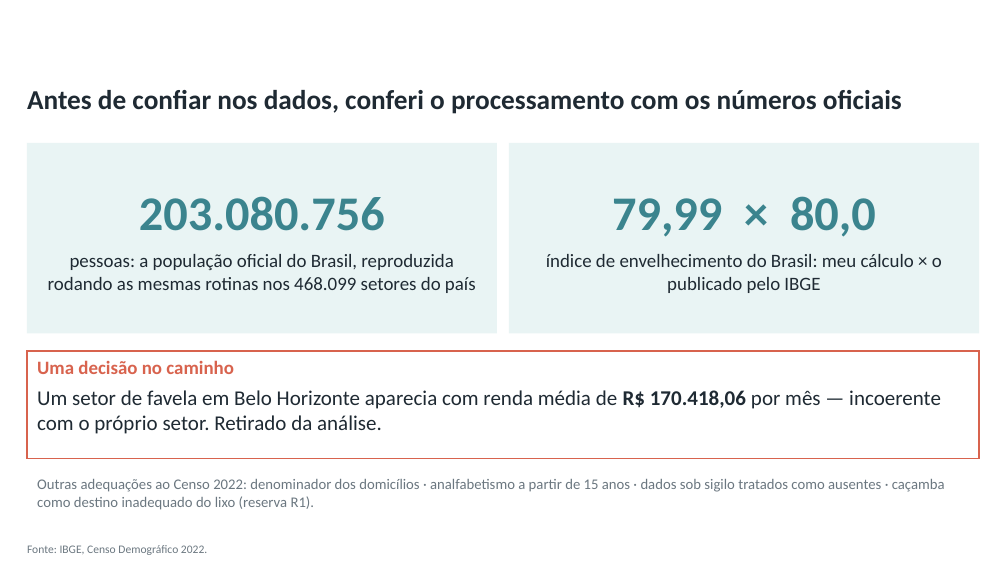
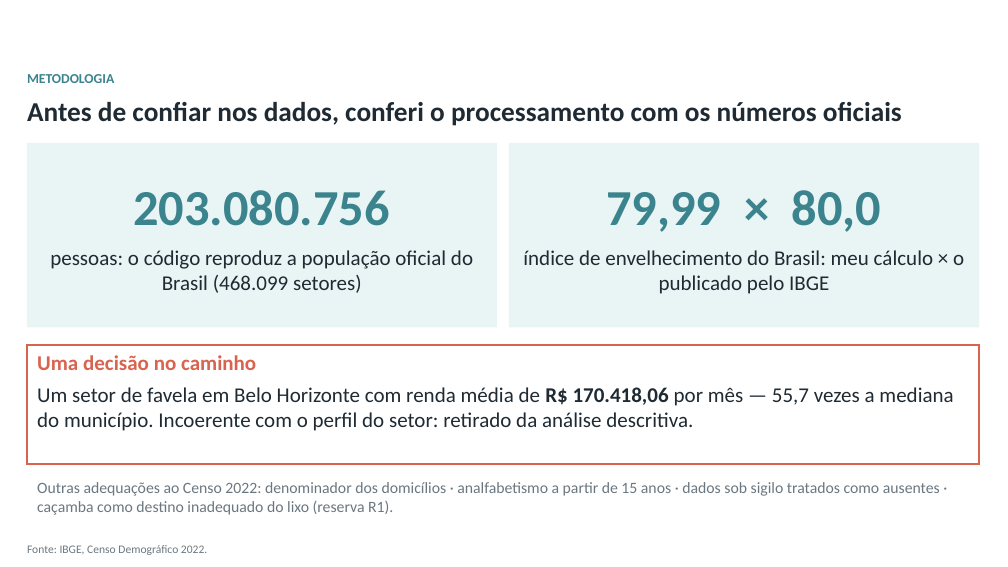
Before and after one commit to pedrinndias/Projeto_IVS_Censo, a slide deck: slide 5 of relatorio_parcial_raic/Apresentacao_Oral_RAIC_2026_Pedro.pptx. Drawn at 1008x567 pixels with LibreOffice and Linux fonts; fonts in the diff are those of the drawing; background and template pictures are left out. Boxes give left, top, right and bottom in pixels: in the first picture for what was removed or moved away, otherwise in the second. Text is boxed around its words. In the diff, an @@ line names an element or a change of style, - is before the commit and + after.

```diff
--- a/relatorio_parcial_raic/Apresentacao_Oral_RAIC_2026_Pedro.pptx
+++ b/relatorio_parcial_raic/Apresentacao_Oral_RAIC_2026_Pedro.pptx
@@ text "Antes de confiar nos dados, ...": place and size @@
-text "Antes de confiar nos dados, ..." at (27,90,902,114)
+text "Antes de confiar nos dados, ..." at (27,102,902,126)
@@ text added at (27,74,114,83), 13 pt, text #3B848E, bold @@
+METODOLOGIA
@@ rectangle "203.080.756": place and size @@
-rectangle "203.080.756" at (26,143,497,333)
+rectangle "203.080.756" at (26,143,497,327)
@@ rectangle "79,99 × 80,0": place and size @@
-rectangle "79,99 × 80,0" at (509,143,979,333)
+rectangle "79,99 × 80,0" at (509,143,979,327)
@@ rectangle "79,99 × 80,0" at (509,143,979,327): size 46 to 48 pt in "79,99 × 80,0"; size 18 to 20 pt in "índice de envelhecimento do Brasil: meu cálculo ..." @@
@@ text in rectangle at (133,190,389,226): size 46 to 48 pt in "203.080.756" @@
@@ text in rectangle at (50,250,473,293): text changed; size 18 to 20 pt @@
-pessoas: a população oficial do Brasil, reproduzida rodando as mesmas rotinas nos 468.099 setores do país
+pessoas: o código reproduz a população oficial do Brasil (468.099 setores)
@@ rectangle "Uma decisão no caminho": place and size @@
-rectangle "Uma decisão no caminho" at (26,352,979,459)
+rectangle "Uma decisão no caminho" at (26,346,979,464)
@@ text in rectangle at (37,355,256,370): size 18 to 20 pt in "Uma decisão no caminho" @@
@@ text in rectangle at (37,387,953,431): text changed @@
-Um setor de favela em Belo Horizonte aparecia com renda média de R$ 170.418,06 por mês — incoerente com o próprio setor. Retirado da análise.
+Um setor de favela em Belo Horizonte com renda média de R$ 170.418,06 por mês — 55,7 vezes a mediana do município. Incoerente com o perfil do setor: retirado da análise descritiva.
@@ text "Outras adequações ao Censo 2022: ..." at (37,482,940,515): size 14 to 15 pt @@
```
Also in this commit, not shown: 8 other slides changed, 5 other files.
